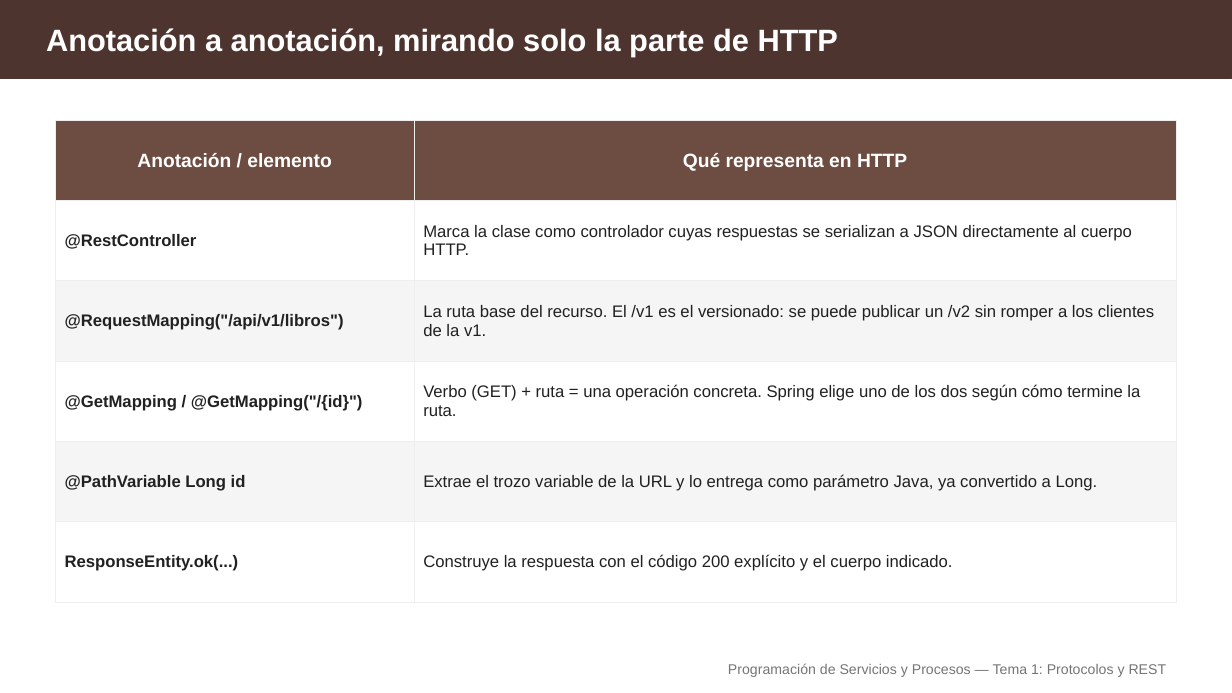
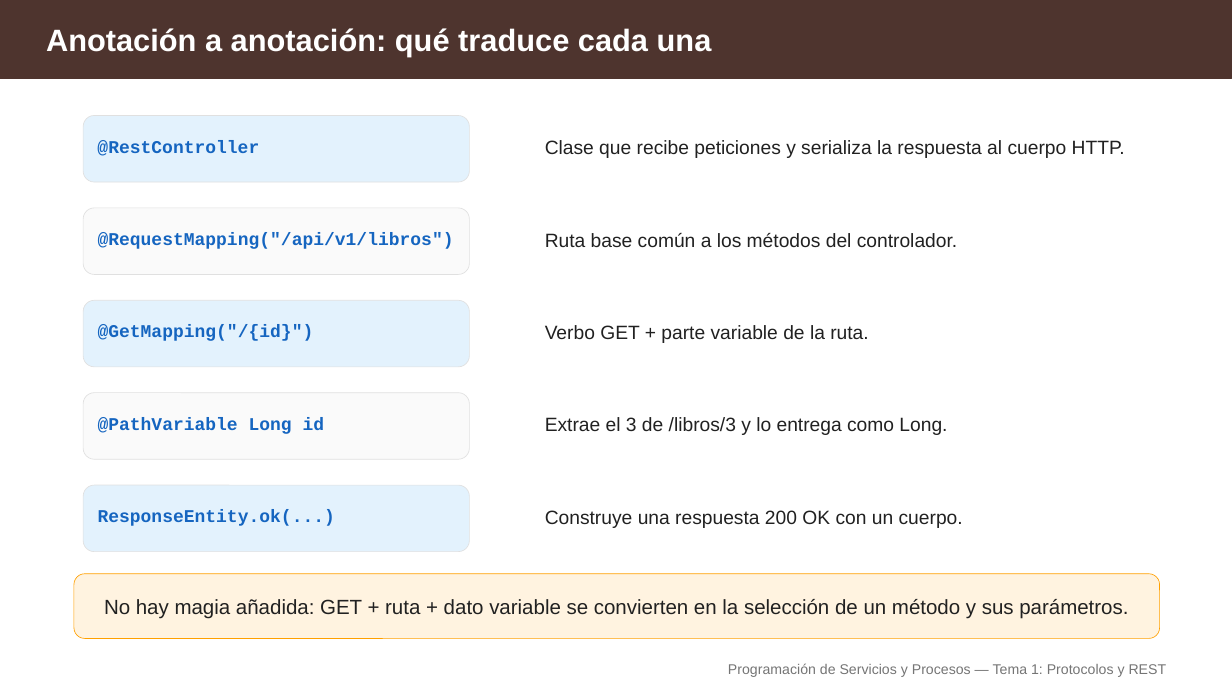
Before and after one commit to aitorventura/programacion-servicios-procesos, a slide deck: slide 13 of docs/tema1/diapositivas/protocolos-y-rest.pptx (slide 25 before the commit). Drawn at 1232x693 pixels with LibreOffice and Linux fonts; fonts in the diff are those of the drawing. Boxes give left, top, right and bottom in pixels: in the first picture for what was removed or moved away, otherwise in the second. Text is boxed around its words. In the diff, an @@ line names an element or a change of style, - is before the commit and + after.

Commit message:
diapositivas protocolos y rest

```diff
--- a/docs/tema1/diapositivas/protocolos-y-rest.pptx
+++ b/docs/tema1/diapositivas/protocolos-y-rest.pptx
@@ text at bbox=[46, 28, 712, 57]: text changed @@
-Anotación a anotación, mirando solo la parte de HTTP
+Anotación a anotación: qué traduce cada una
@@ rounded rectangle added at bbox=[83, 116, 470, 182], fill #E3F2FD, outline #E0E0E0 0.5 pt @@
@@ table removed at bbox=[55, 120, 1177, 603], 6 rows, 2 columns @@
-Anotación / elemento | Qué representa en HTTP
-@RestController | Marca la clase como controlador cuyas respuestas se serializan a JSON directamente al cuerpo HTTP.
-@RequestMapping("/api/v1/libros") | La ruta base del recurso. El /v1 es el versionado: se puede publicar un /v2 sin romper a los clientes de la v1.
-@GetMapping / @GetMapping("/{id}") | Verbo (GET) + ruta = una operación concreta. Spring elige uno de los dos según cómo termine la ruta.
-@PathVariable Long id | Extrae el trozo variable de la URL y lo entrega como parámetro Java, ya convertido a Long.
-ResponseEntity.ok(...) | Construye la respuesta con el código 200 explícito y el cuerpo indicado.
@@ text added at bbox=[97, 140, 259, 156], 14 pt, text #1565C0, bold @@
+@RestController
@@ text added at bbox=[545, 140, 1125, 158], 15 pt, text #212121 @@
+Clase que recibe peticiones y serializa la respuesta al cuerpo HTTP.
@@ rounded rectangle added at bbox=[83, 208, 470, 274], fill #FAFAFA, outline #E0E0E0 0.5 pt @@
@@ text added at bbox=[98, 233, 454, 249], 14 pt, text #1565C0, bold @@
+@RequestMapping("/api/v1/libros")
@@ text added at bbox=[545, 233, 957, 247], 15 pt, text #212121 @@
+Ruta base común a los métodos del controlador.
@@ rounded rectangle added at bbox=[83, 300, 470, 367], fill #E3F2FD, outline #E0E0E0 0.5 pt @@
@@ text added at bbox=[98, 325, 314, 341], 14 pt, text #1565C0, bold @@
+@GetMapping("/{id}")
@@ text added at bbox=[545, 325, 868, 343], 15 pt, text #212121 @@
+Verbo GET + parte variable de la ruta.
@@ rounded rectangle added at bbox=[83, 393, 470, 459], fill #FAFAFA, outline #E0E0E0 0.5 pt @@
@@ text added at bbox=[98, 417, 325, 434], 14 pt, text #1565C0, bold @@
+@PathVariable Long id
@@ text added at bbox=[545, 417, 947, 435], 15 pt, text #212121 @@
+Extrae el 3 de /libros/3 y lo entrega como Long.
@@ rounded rectangle added at bbox=[83, 485, 470, 552], fill #E3F2FD, outline #E0E0E0 0.5 pt @@
@@ text added at bbox=[98, 510, 335, 526], 14 pt, text #1565C0, bold @@
+ResponseEntity.ok(...)
@@ text added at bbox=[545, 510, 963, 528], 15 pt, text #212121 @@
+Construye una respuesta 200 OK con un cuerpo.
@@ rounded rectangle added at bbox=[74, 574, 1160, 639], fill #FFF3E0, outline #FFA000 0.5 pt @@
@@ text added at bbox=[104, 599, 1128, 619], 16 pt, text #212121 @@
+No hay magia añadida: GET + ruta + dato variable se convierten en la selección de un método y sus parámetros.
```
Also in this commit, not shown: 15 other slides changed, 1 slide added, 19 slides removed, 1 other file.
